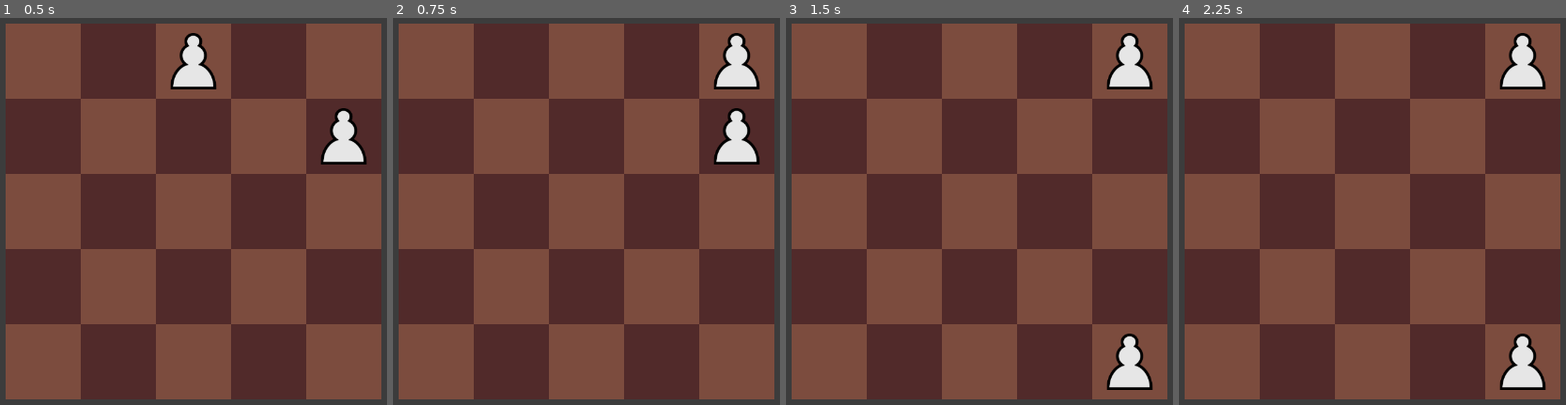
Above: before the commit, frames 1-4 (left to right).
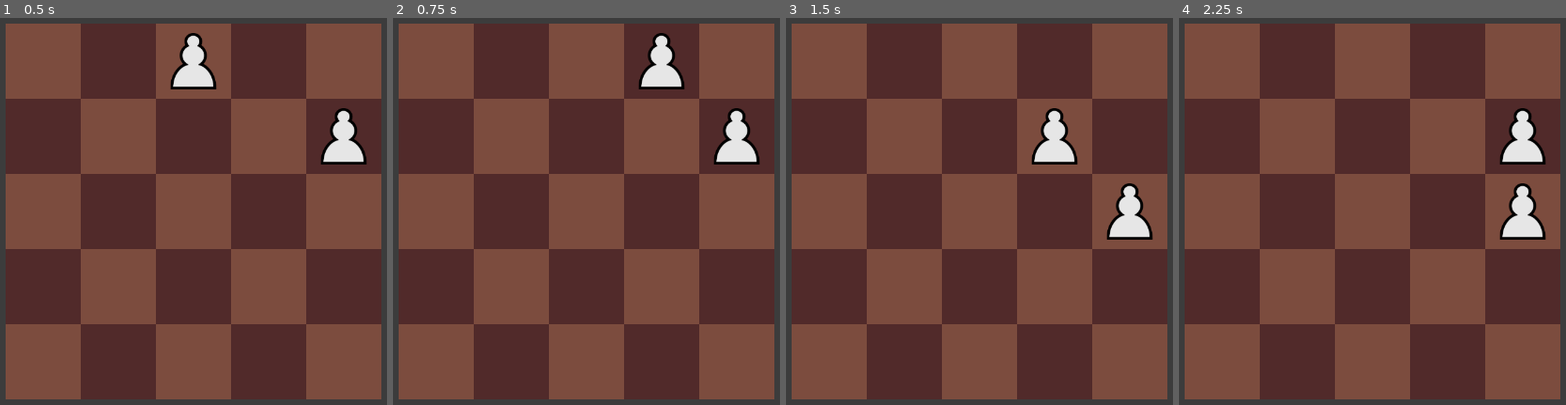
Above: after the commit, the same moments.

Repository: abaker-skudlarek/ChessTiles
Game: Godot game, scene res://Scenes/main.tscn
The game is run twice, just before and just after one commit, with the same random seed, the same clock (stepped at 60 frames per second) and the same inputs. The engine's default icon, where the game draws it, is replaced by a stand-in: a white triangle on a blue panel in a dark square.
Inputs:
- Up to frame 1 (0.5 s): no input
- Up to frame 2 (0.75 s): tap Enter at 0.5 s; hold Right (slide_move_right) from 0.53 s (still down)
- Up to frame 3 (1.5 s): tap Space at 1.25 s; release Right (slide_move_right) at 1.28 s; hold Down (slide_move_down) from 1.28 s (still down)
- Up to frame 4 (2.25 s): tap Enter at 2 s; release Down (slide_move_down) at 2.03 s; hold Right (slide_move_right) from 2.03 s (still down)

Frame 1 is identical in both runs. In frame 2, 2.2% of the frame differs, in the area x 63-95%, y 3-19%; in frame 3, 4.5%, in the area x 63-95%, y 3-97%; in frame 4, 4.5%.
Error before the commit: Invalid access of index '5' on a base object of type: 'Array'. (res://Scripts/board.gd:115)

Commit message:
Implemented slide moving but it's really ugly

Diff:
--- a/Scripts/board.gd
+++ b/Scripts/board.gd
@@ -10,7 +10,8 @@
 const GRID_WIDTH: int = 5
 const GRID_HEIGHT: int = 5
 
-var _board: Array  # Two dimensional array that defines the board
+var _board: Array # Two dimensional array that defines the board
+var _pieces_on_board: Array = [] # Array containing the pieces that are currently on the board. This includes Player and Enemy pieces
 
 @onready var player_pieces: Dictionary = {
 	"pawn": preload("res://Scenes/Pieces/Player/player_pawn.tscn"),
@@ -49,6 +50,157 @@
 
 # ------------------------------------------------------------------------------------------------ #
 
+## Moves all pieces on the board in the direction that is defined in direction_to_move
+## 	direction_to_move is a Vector2 which should contain a 1 or -1 in the direction that we want to move
+## 	For example: If we want to move all pieces right, direction_to_move = Vector2(1, 0)
+## 				 If we want to move all pieces up, direction_to_move = Vector2(0, -1)
+func _slide_move(direction_to_move: Vector2) -> void:
+
+	# TODO: NEED TO IMPLEMENT MERGING PIECES WHEREVER THAT APPLIES
+
+	# TODO: THIS IS ONE OF THE UGLIEST PIECES OF CODE I'VE EVER WRITTEN
+	# TODO: Please for the love of god do not keep this. You're better than that.
+	if direction_to_move == Vector2.RIGHT:
+		for i in range(_board.size() - 1, -1, -1):
+			for j in _board[i].size():
+				var current_grid_position = Vector2(i, j)
+
+				if _is_square_occupied(current_grid_position):
+					var new_grid_position = Vector2(current_grid_position.x + direction_to_move.x,
+													current_grid_position.y + direction_to_move.y)
+
+					if (new_grid_position.x < GRID_WIDTH and new_grid_position.x >= 0 and new_grid_position.y < GRID_HEIGHT and new_grid_position.y >= 0):
+						var piece_moved = _move_piece(current_grid_position, new_grid_position)
+
+	elif direction_to_move == Vector2.LEFT or direction_to_move == Vector2.UP:
+		for i in _board.size():
+			for j in _board[i].size():
+				var current_grid_position = Vector2(i, j)
+
+				if _is_square_occupied(current_grid_position):
+					var new_grid_position = Vector2(current_grid_position.x + direction_to_move.x,
+													current_grid_position.y + direction_to_move.y)
+
+					if (new_grid_position.x < GRID_WIDTH and new_grid_position.x >= 0 and new_grid_position.y < GRID_HEIGHT and new_grid_position.y >= 0):
+						var piece_moved = _move_piece(current_grid_position, new_grid_position)
+
+	elif direction_to_move == Vector2.DOWN:
+		for i in _board.size():
+			for j in range(_board[i].size() - 1, -1, -1):
+				var current_grid_position = Vector2(i, j)
+				if _is_square_occupied(current_grid_position):
+					var new_grid_position = Vector2(current_grid_position.x + direction_to_move.x,
+													current_grid_position.y + direction_to_move.y)
+
+					if (new_grid_position.x < GRID_WIDTH and new_grid_position.x >= 0 and new_grid_position.y < GRID_HEIGHT and new_grid_position.y >= 0):
+						var piece_moved = _move_piece(current_grid_position, new_grid_position)
+
+# ------------------------------------------------------------------------------------------------ #
+
+## Generically moves a piece from the current_piece_grid_location to the new_piece_grid_location.
+## Returns True if the piece was moved, False if the piece was not moved
+func _move_piece(current_piece_grid_location: Vector2, new_piece_grid_location: Vector2) -> bool:
+	if _is_square_occupied(new_piece_grid_location):
+		print(new_piece_grid_location, " is occupied, cannot move piece to it!")
+		return false
+	else:
+		var piece = _board[current_piece_grid_location.x][current_piece_grid_location.y]
+		_board[current_piece_grid_location.x][current_piece_grid_location.y] = null
+		_board[new_piece_grid_location.x][new_piece_grid_location.y] = piece
+		piece.position = _grid_to_pixel(new_piece_grid_location)
+		return true
+
+# ------------------------------------------------------------------------------------------------ #
+
+## Spawns pieces onto the board
+# TODO: Need to implement spawning of enemy pieces
+func _spawn_pieces(num_pieces_to_spawn: int):
+
+	# Get the amount of empty spaces on the board defined by num_pieces_to_spawn. Each empty space is a Vector2()
+	var empty_spaces: Array = _get_random_empty_board_spaces(num_pieces_to_spawn)
+
+	# TODO: eventually, we need a more sophisticated way to determine what pieces to spawn. something like a
+	# 		class that will evaluate what state the board is in and spawn pieces based on that.
+	# 		Can be based on how well the player is doing, how many other pieces there are already, etc
+
+	for i in num_pieces_to_spawn:
+		# Get a number between 0 and 100, this will be used to determine which piece to spawn
+		var spawn_chance = randi() % 101
+
+		# Determine which piece to spawn based on the spawn_chance. 75% to spawn pawn, 25% to spawn bishop
+		var piece_to_spawn = player_pieces["pawn"] if spawn_chance <= 75 else player_pieces["bishop"]
+
+		# Spawn the piece and adjust its position to the corresponding empty spaces
+		var piece = piece_to_spawn.instantiate()
+		var grid_position = _pixel_to_grid(Vector2(empty_spaces[i].x, empty_spaces[i].y))
+		_board[grid_position.x][grid_position.y] = piece
+		piece.position = Vector2(empty_spaces[i].x, empty_spaces[i].y)
+		_pieces_on_board.append(piece)
+		add_child(piece)
+
+# ------------------------------------------------------------------------------------------------ #
+
+## Generate the board background by creating a grid of alternating sprites
+func _generate_board_background() -> void:
+	for i in GRID_WIDTH:
+		for j in GRID_HEIGHT:
+			var sprite = Sprite2D.new()
+			sprite.texture = DARK_SQUARE_PATH if (i + j) % 2 == 0 else LIGHT_SQUARE_PATH
+			sprite.position = _grid_to_pixel(Vector2(i, j))
+			add_child(sprite)
+
+# ------------------------------------------------------------------------------------------------ #
+
+## Returns num_spaces amount of random empty spaces on the board
+func _get_random_empty_board_spaces(num_spaces: int) -> Array:
+	# Find all of the empty spaces on the board
+	var empty_spaces := []  # Every element in this array will be a Vector2 pertaining to the pixel position of the space
+	for i in GRID_WIDTH:
+		for j in GRID_HEIGHT:
+			if _board[i][j] == null:
+				empty_spaces.append(_grid_to_pixel(Vector2(i, j)))
+
+	# Randomize the empty spaces
+	empty_spaces.shuffle()
+
+	# Return a slice of the array from the first element to the amount of spaces we want
+	return empty_spaces.slice(0, num_spaces)
+
+# ------------------------------------------------------------------------------------------------ #
+
+## Creates and returns a 2d array where all values equal null
+func _create_empty_2d_array() -> Array:
+	var array = []
+	for i in GRID_WIDTH:
+		array.append([])
+		for j in GRID_HEIGHT:
+			array[i].append(null)
+	return array
+
+# ------------------------------------------------------------------------------------------------ #
+
+## Converts a grid position to a pixel position
+func _grid_to_pixel(grid_coordinates: Vector2) -> Vector2:
+	var pixel_x = GRID_X_START_POSITION + (GRID_OFFSET * grid_coordinates.x)
+	var pixel_y = GRID_Y_START_POSITION + (GRID_OFFSET * grid_coordinates.y)
+	return Vector2(pixel_x, pixel_y)
+
+# ------------------------------------------------------------------------------------------------ #
+
+## Converts a pixel position to a grid position
+func _pixel_to_grid(pixel_coordinates: Vector2) -> Vector2:
+	var grid_x = round((pixel_coordinates.x - GRID_X_START_POSITION) / GRID_OFFSET)
+	var grid_y = round((pixel_coordinates.y - GRID_Y_START_POSITION) / GRID_OFFSET)
+	return Vector2(grid_x, grid_y)
+
+# ------------------------------------------------------------------------------------------------ #
+
+## Checks if the square at the passed in grid space has a piece assigned to it
+func _is_square_occupied(grid_coordinates: Vector2) -> bool:
+	return _board[grid_coordinates.x][grid_coordinates.y] != null
+
+# ------------------------------------------------------------------------------------------------ #
+
 ## Perform functions that need to occur at the start of the game
 func _on_state_changed_start_game() -> void:
 	_board = _create_empty_2d_array()
@@ -62,143 +214,25 @@
 
 func _on_slide_move_left() -> void:
 	print("slide move left heard in board.gd")
-	_slide_move(Vector2(-1, 0))
+	_slide_move(Vector2.LEFT)
 
 # ------------------------------------------------------------------------------------------------ #
 
 func _on_slide_move_right() -> void:
 	print("slide move right heard in board.gd")
-	_slide_move(Vector2(1, 0))
+	_slide_move(Vector2.RIGHT)
 
 # ------------------------------------------------------------------------------------------------ #
 
 func _on_slide_move_up() -> void:
 	print("slide move up heard in board.gd")
-	_slide_move(Vector2(0, -1))
+	_slide_move(Vector2.UP)
 
 # ------------------------------------------------------------------------------------------------ #
 
 func _on_slide_move_down() -> void:
 	print("slide move down heard in board.gd")
-	_slide_move(Vector2(0, 1))
-
-# ------------------------------------------------------------------------------------------------ #
-
-## Moves all pieces on the board in the direction that is defined in direction_to_move
-## 	direction_to_move is a Vector2 which should contain a 1 or -1 in the direction that we want to move
-## 	For example: If we want to move all pieces right, direction_to_move = Vector2(1, 0)
-## 				 If we want to move all pieces left, direction_to_move = Vector2(-1, 0)
-func _slide_move(direction_to_move: Vector2) -> void:
-
-	for i in GRID_WIDTH:
-		for j in GRID_HEIGHT:
-			# If there is a piece on this board space, attempt to move it
-			if _board[i][j] != null:
-				var current_grid_position = Vector2(i, j)
-				print("current_grid_position: ", current_grid_position)
-				var new_grid_position = Vector2(current_grid_position.x + direction_to_move.x,
-												current_grid_position.y + direction_to_move.y)
-				print("new_grid_position: ", new_grid_position)
-				# If our new position is outside the bounds of the board, contiue to the next loop without
-				# doing anything
-				if (
-					new_grid_position.x > GRID_WIDTH or new_grid_position.x < 0 or
-					new_grid_position.y > GRID_HEIGHT or new_grid_position.y < 0
-				):
-					print("continue")
-					continue
-				# If our move is valid, update the board and update the piece's position
-				else:
-					print("else")
-					var piece = _board[current_grid_position.x][current_grid_position.y]
-					_board[current_grid_position.x][current_grid_position.y] = null
-					_board[new_grid_position.x][new_grid_position.y] = piece
-					piece.position = _grid_to_pixel(new_grid_position)
-					# TODO: I think that we are moving the piece over and over again, until we get to the
-					# 		end of the board. We need to find a way to only move the piece one time
-
-# ------------------------------------------------------------------------------------------------ #
-
-## Generate the board background by creating a grid of alternating sprites
-func _generate_board_background() -> void:
-	for i in GRID_WIDTH:
-		for j in GRID_HEIGHT:
-			var sprite = Sprite2D.new()
-			sprite.texture = DARK_SQUARE_PATH if (i + j) % 2 == 0 else LIGHT_SQUARE_PATH
-			sprite.position = _grid_to_pixel(Vector2(i, j))
-			add_child(sprite)
-
-# ------------------------------------------------------------------------------------------------ #
-
-## Creates and returns a 2d array where all values equal null
-func _create_empty_2d_array() -> Array:
-	var array = []
-	for i in GRID_WIDTH:
-		array.append([])
-		for j in GRID_HEIGHT:
-			array[i].append(null)
-	return array
-
-# ------------------------------------------------------------------------------------------------ #
-
-## Converts a grid position to a pixel position
-func _grid_to_pixel(grid_coordinates: Vector2) -> Vector2:
-	var pixel_x = GRID_X_START_POSITION + (GRID_OFFSET * grid_coordinates.x)
-	var pixel_y = GRID_Y_START_POSITION + (GRID_OFFSET * grid_coordinates.y)
-	return Vector2(pixel_x, pixel_y)
-
-# ------------------------------------------------------------------------------------------------ #
-
-## Converts a pixel position to a grid position
-func _pixel_to_grid(pixel_coordinates: Vector2) -> Vector2:
-	var grid_x = round((pixel_coordinates.x - GRID_X_START_POSITION) / GRID_OFFSET)
-	var grid_y = round((pixel_coordinates.y - GRID_Y_START_POSITION) / GRID_OFFSET)
-	return Vector2(grid_x, grid_y)
-
-# ------------------------------------------------------------------------------------------------ #
-
-## Spawns pieces onto the board
-# TODO: Need to implement spawning of enemy pieces
-func _spawn_pieces(num_pieces_to_spawn: int):
-
-	# Get the amount of empty spaces on the board defined by num_pieces_to_spawn. Each empty space is a Vector2()
-	var empty_spaces: Array = _get_random_empty_board_spaces(num_pieces_to_spawn)
-
-	# TODO: eventually, we need a more sophisticated way to determine what pieces to spawn. something like a
-		# 		class that will evaluate what state the board is in and spawn pieces based on that.
-		# 		Can be based on how well the player is doing, how many other pieces there are already, etc
-
-	for i in num_pieces_to_spawn:
-		# Get a number between 0 and 100, this will be used to determine which piece to spawn
-		var spawn_chance = randi() % 101
-
-		# Determine which piece to spawn based on the spawn_chance. 75% to spawn pawn, 25% to spawn bishop
-		var piece_to_spawn = player_pieces["pawn"] if spawn_chance <= 75 else player_pieces["bishop"]
-
-		# Spawn the piece and adjust its position to the corresponding empty spaces. Also add it to the _board
-		var piece = piece_to_spawn.instantiate()
-		var grid_position = _pixel_to_grid(Vector2(empty_spaces[i].x, empty_spaces[i].y))
-		_board[grid_position.x][grid_position.y] = piece
-		piece.position = Vector2(empty_spaces[i].x, empty_spaces[i].y)
-		add_child(piece)
-
-# ------------------------------------------------------------------------------------------------ #
-
-## Returns num_spaces amount of random empty spaces on the board
-func _get_random_empty_board_spaces(num_spaces: int) -> Array:
-
-	# Find all of the empty spaces on the board
-	var empty_spaces := []  # Every element in this array will be a Vector2 pertaining to the pixel position of the space
-	for i in GRID_WIDTH:
-		for j in GRID_HEIGHT:
-			if _board[i][j] == null:
-				empty_spaces.append(_grid_to_pixel(Vector2(i, j)))
-
-	# Randomize the empty spaces
-	empty_spaces.shuffle()
-
-	# Return a slice of the array from the first element to the amount of spaces we want
-	return empty_spaces.slice(0, num_spaces)
+	_slide_move(Vector2.DOWN)
 
 # ------------------------------------------------------------------------------------------------ #
 
--- a/Scripts/temp.gd
+++ b/Scripts/temp.gd
@@ -1,4 +1,10 @@
 extends Node
 
-func _input(event):
-	print(event.as_text())
+func _ready():
+	var a = [[1,2,3], [4,5,6], [7,8,9]]
+	print(a)
+
+	for i in a.size():
+		a[i].reverse()
+	a.reverse()
+	print(a)
